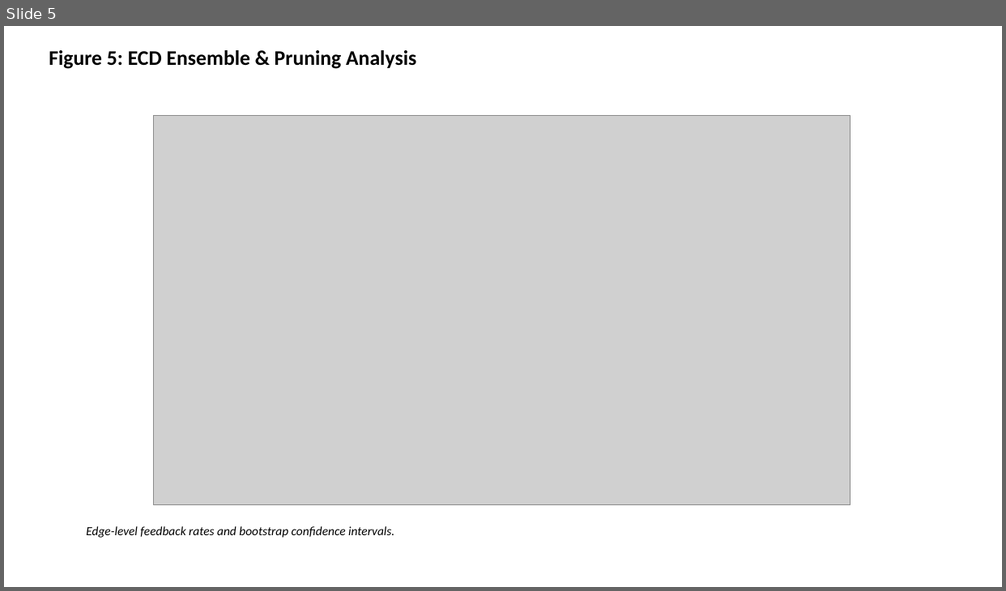
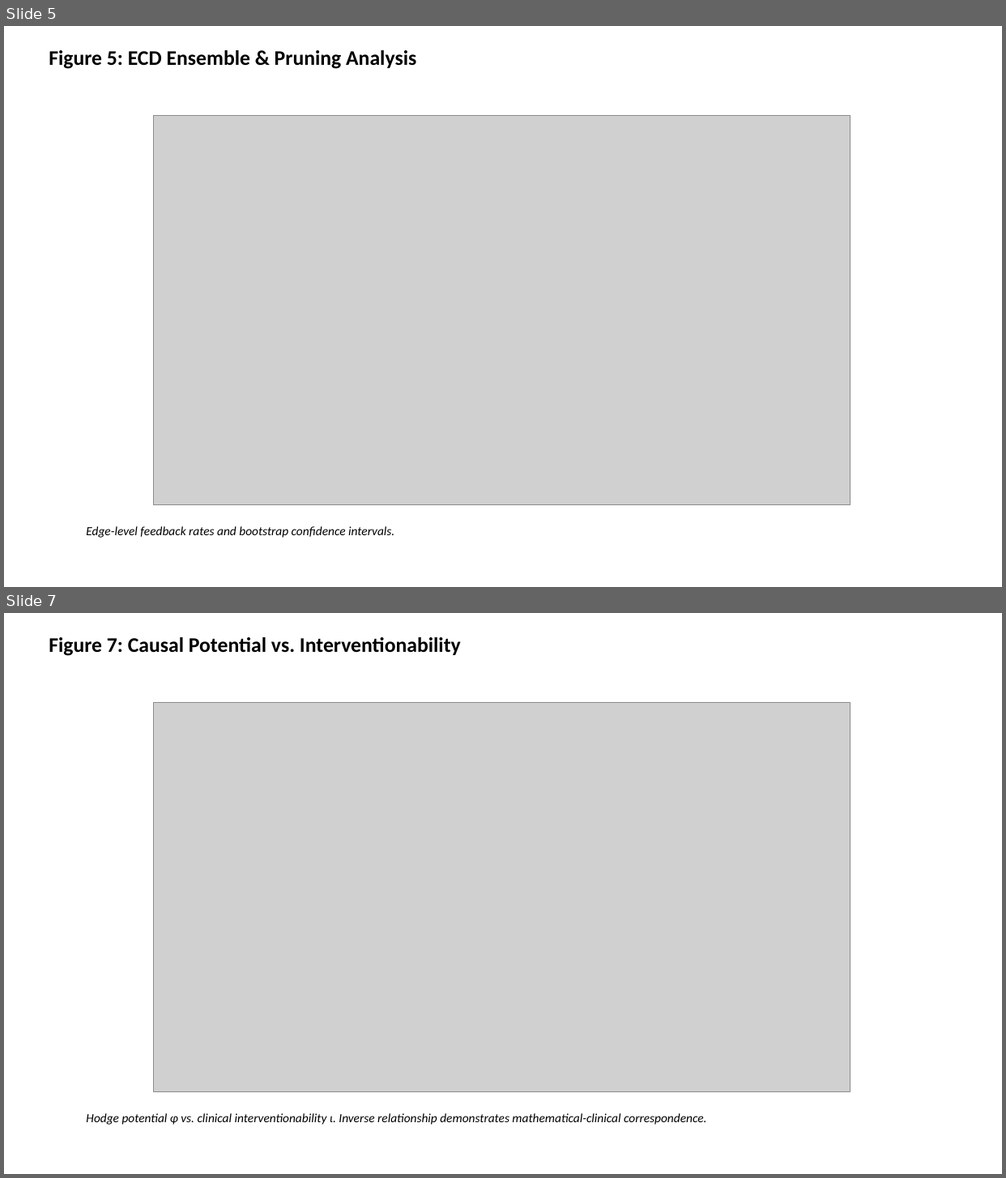
Before and after one commit to bougtoir/heat-accidents-mortality, a slide deck: spectral-causality-a2-ecd/figures_a2_ecd.pptx. Shown one above the other, each under a label of ours: slide 5 before the commit, slides 5 and 7 after it; the slides between them are not shown. The pictures are 1006x591 and 1006x1178 pixels, drawn with LibreOffice and Linux fonts; fonts in the diff are those of the drawing; grey boxes stand for pictures. Boxes give left, top, right and bottom in pixels: in the first picture for what was removed or moved away, otherwise in the second. Text is boxed around its words. In the diff, an @@ line names an element or a change of style, - is before the commit and + after.

```diff
--- a/spectral-causality-a2-ecd/figures_a2_ecd.pptx
+++ b/spectral-causality-a2-ecd/figures_a2_ecd.pptx
@@ slide 7 added at [4,613,1002,1174], background #FFFFFF @@
@@ text added at [49,637,461,656], 20 pt, text #000000, bold @@
+Figure 7: Causal Potential vs. Interventionability
@@ picture added at [154,703,850,1093] @@
@@ text added at [86,1114,706,1125], 12 pt, text #000000, italic @@
+Hodge potential φ vs. clinical interventionability ι. Inverse relationship demonstrates mathematical-clinical correspondence.
```
Also in this commit, not shown: 2 other slides added, 18 other files.
